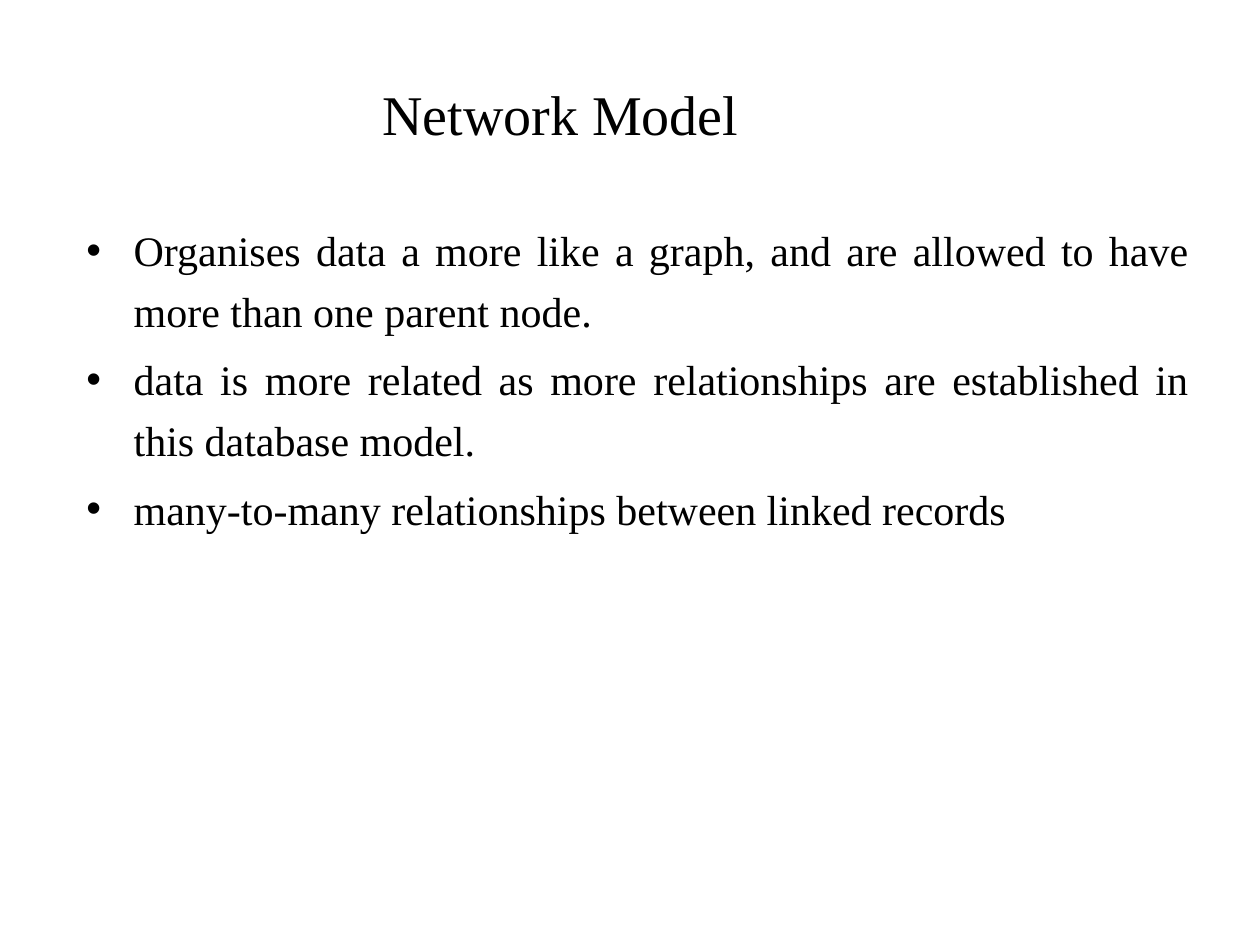
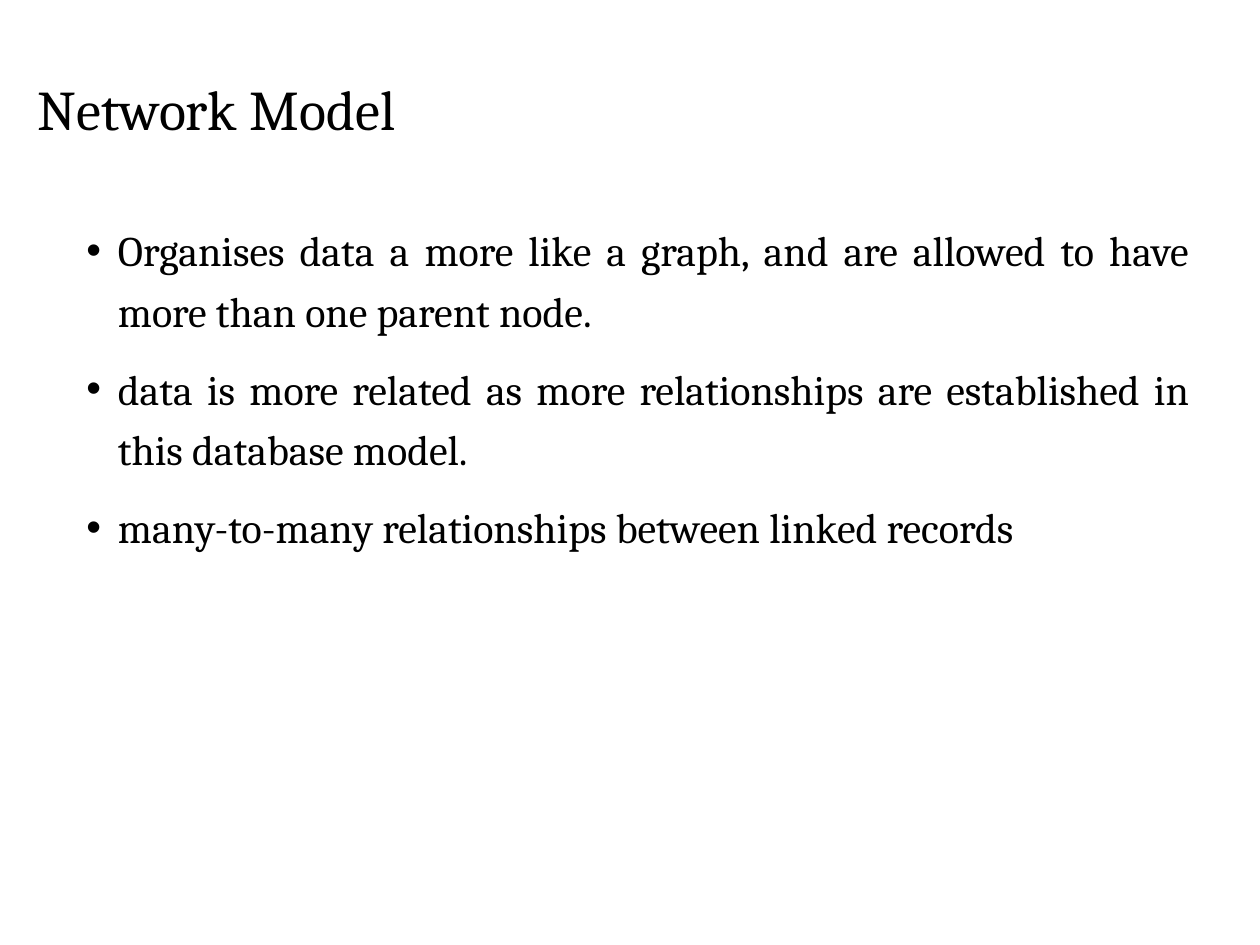
Before and after one commit to pankajfri/Training-Materials, a slide deck: slide 10 of _Old_Materials/Database Technologies/Session1.pptx. Drawn at 1260x945 pixels with LibreOffice and Linux fonts; fonts in the diff are those of the drawing; background and template pictures are left out. Boxes give left, top, right and bottom in pixels: in the first picture for what was removed or moved away, otherwise in the second. Text is boxed around its words. In the diff, an @@ line names an element or a change of style, - is before the commit and + after.

```diff
--- a/_Old_Materials/Database Technologies/Session1.pptx
+++ b/_Old_Materials/Database Technologies/Session1.pptx
@@ title "Network Model" at box(38, 91, 396, 131): font Times New Roman to Cambria; alignment centre to left; line spacing 1 to 0.9 @@
@@ text "Organises data a more like ..." at box(118, 236, 1189, 552): font Times New Roman to Cambria; indent changed; more space between paragraphs @@
```
Also in this commit, not shown: 19 other slides changed, 1 slide added, 1 slide removed, 30 other files.
